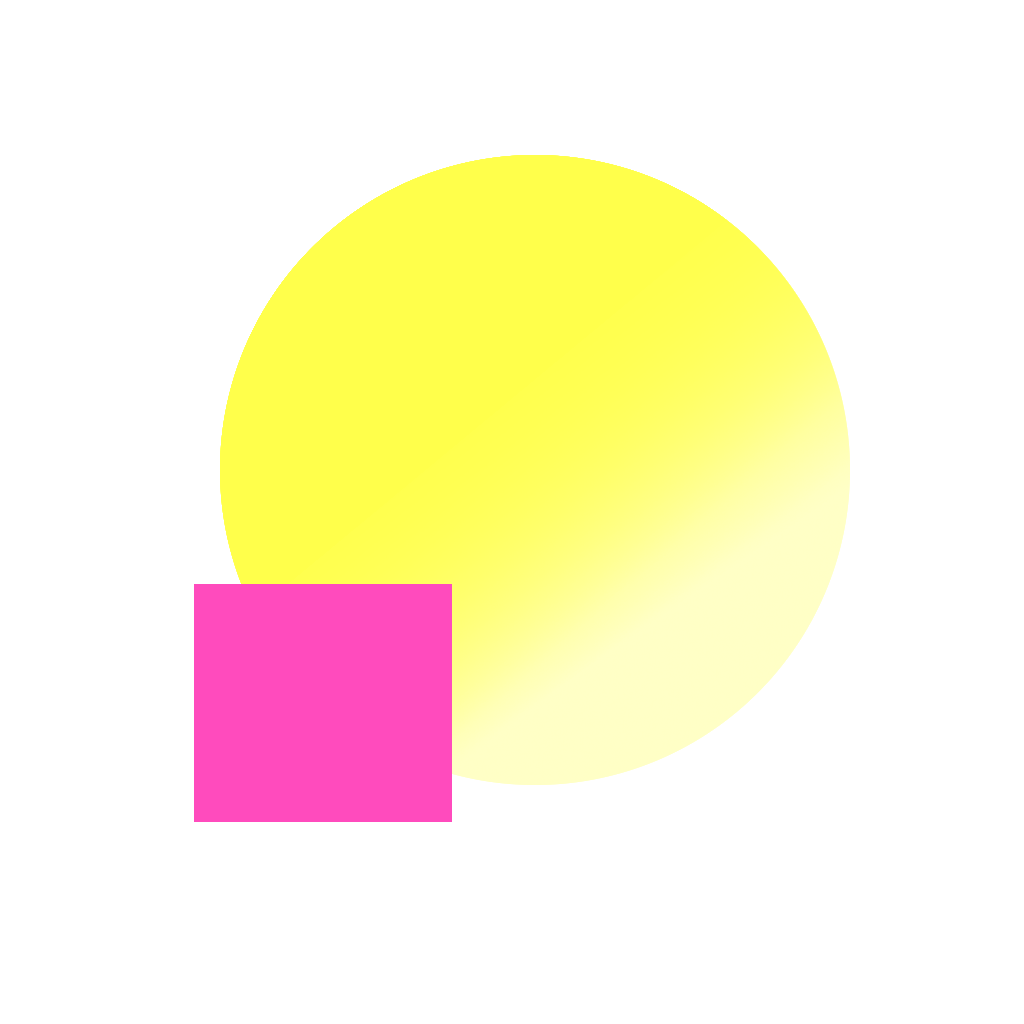
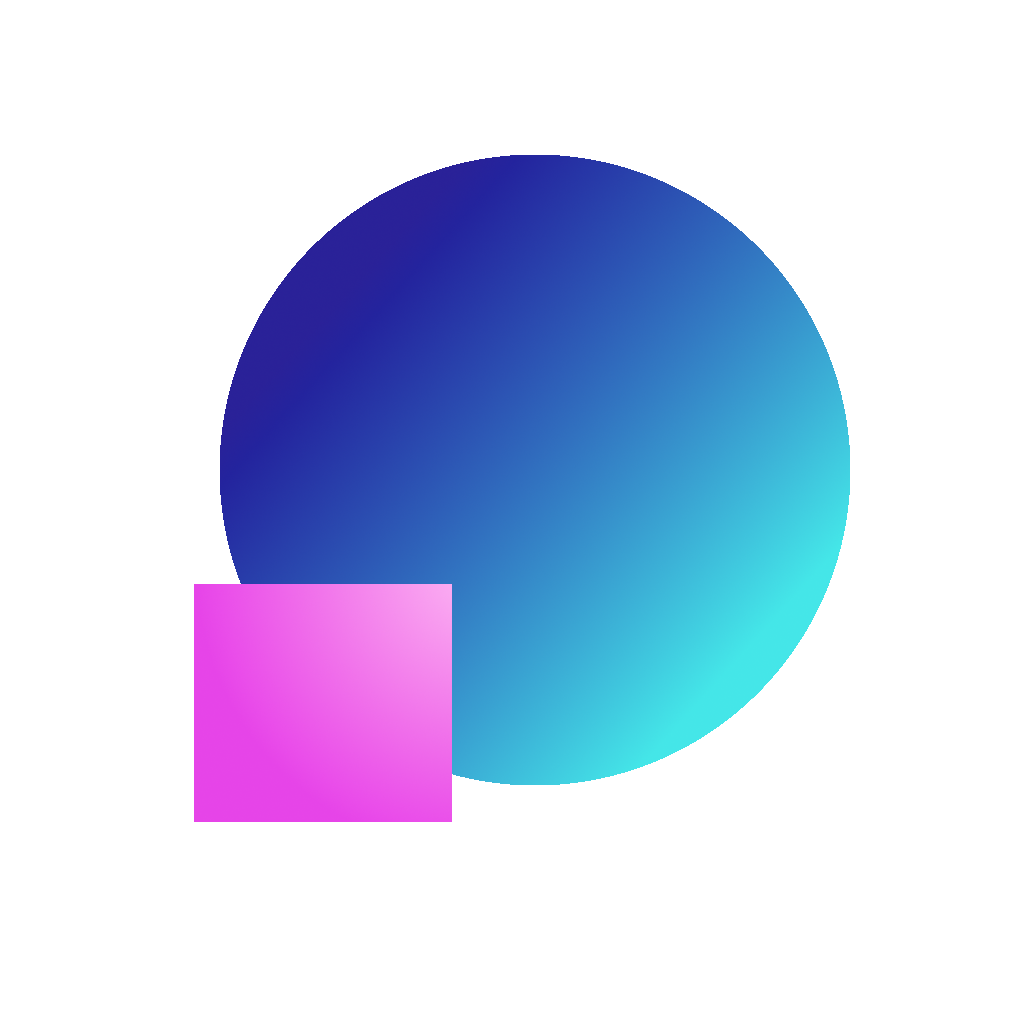
Layers edited between the first and the second (1024, 1024) image:
painted on "Lager #4" over bbox(194, 584, 452, 822)
painted on "Lager #3" over bbox(220, 155, 850, 785)
